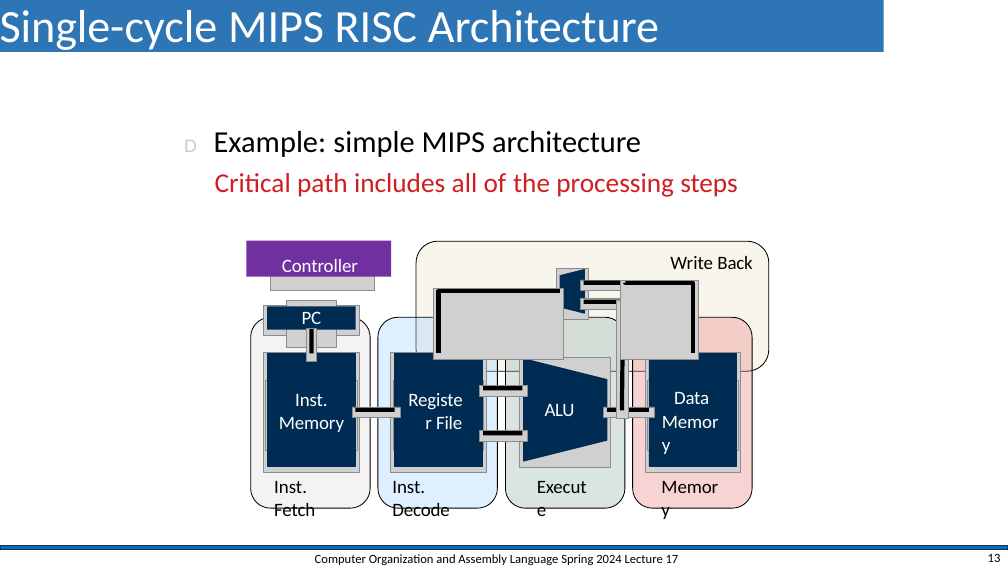
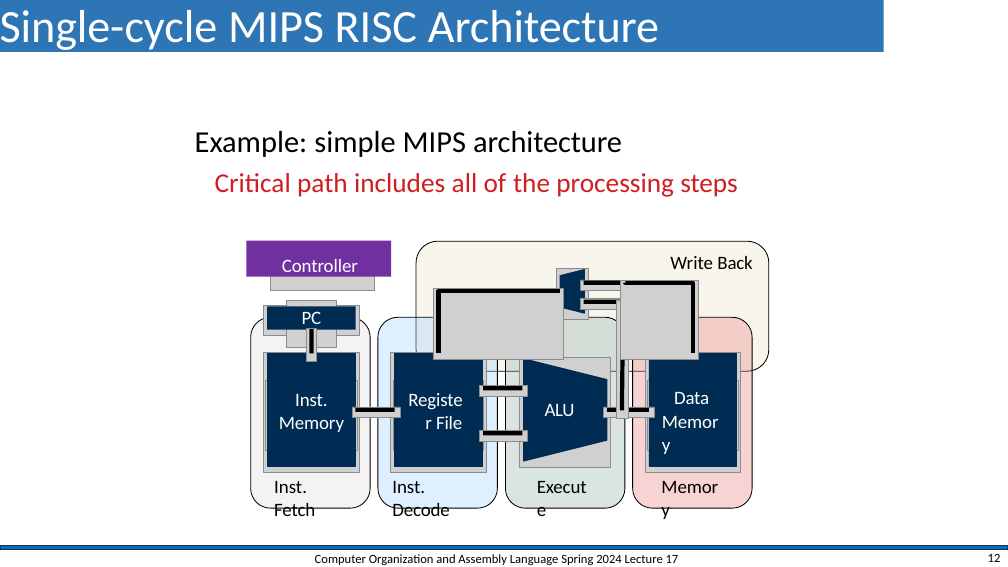
Before and after one commit to shahidmasud/shahidmasud.github.io, a slide deck: slide 12 of CompOrg_Lec17_Spr2024.pptx (slide 13 before the commit). Drawn at 1008x567 pixels with LibreOffice and Linux fonts; fonts in the diff are those of the drawing; grey boxes stand for pictures; background and template pictures are left out. Boxes give left, top, right and bottom in pixels: in the first picture for what was removed or moved away, otherwise in the second. Text is boxed around its words. In the diff, an @@ line names an element or a change of style, - is before the commit and + after.

```diff
--- a/CompOrg_Lec17_Spr2024.pptx
+++ b/CompOrg_Lec17_Spr2024.pptx
@@ text at (x1=195, y1=131, x2=622, y2=157): text changed @@
-D Example: simple MIPS architecture
+Example: simple MIPS architecture
@@ page number at (x1=988, y1=554, x2=1001, y2=562): text changed @@
-13
+12
```
Also in this commit, not shown: 16 other slides changed, 2 slides removed, 1 other file.
